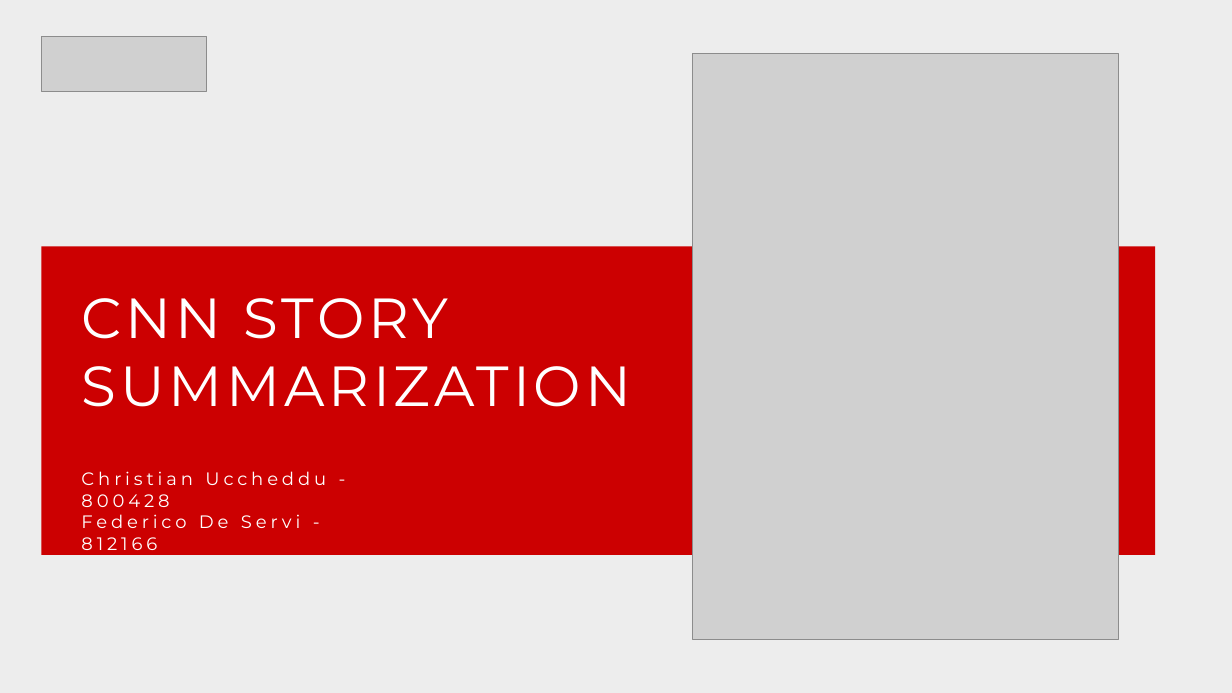
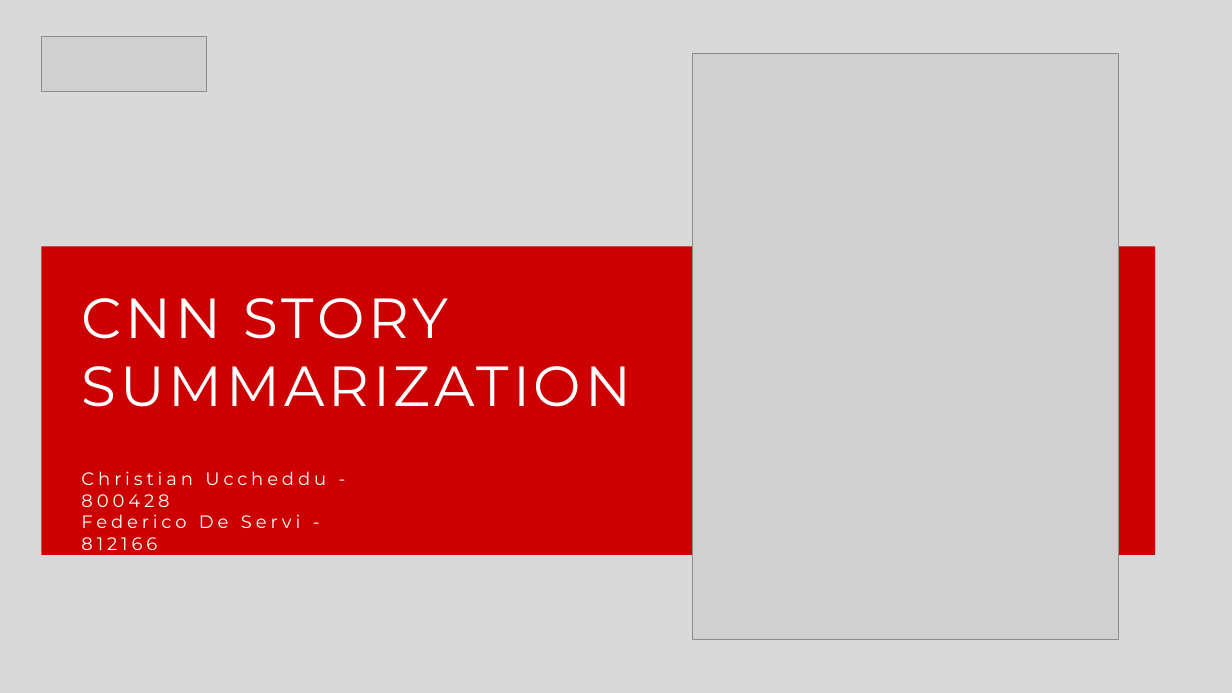
Before and after one commit to federicodeservi/TMS_project, a slide deck: slide 1 of presentation/presentation.pptx. Drawn at 1232x693 pixels with LibreOffice and Linux fonts; fonts in the diff are those of the drawing; grey boxes stand for pictures. Boxes give left, top, right and bottom in pixels: in the first picture for what was removed or moved away, otherwise in the second. Text is boxed around its words. In the diff, an @@ line names an element or a change of style, - is before the commit and + after.

```diff
--- a/presentation/presentation.pptx
+++ b/presentation/presentation.pptx
@@ background #EDEDED to #D9D9D9 @@
```
Also in this commit, not shown: 7 other slides changed, 3 slides added, 2 slides removed, 12 other files.
